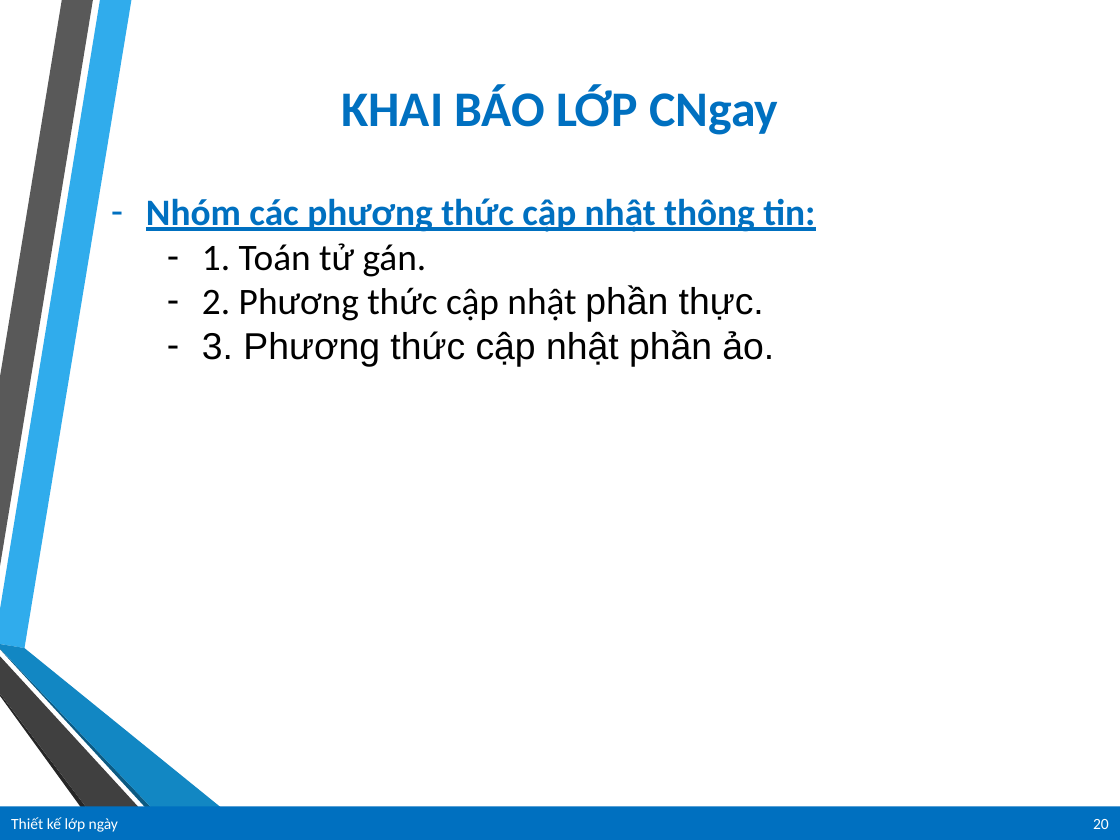
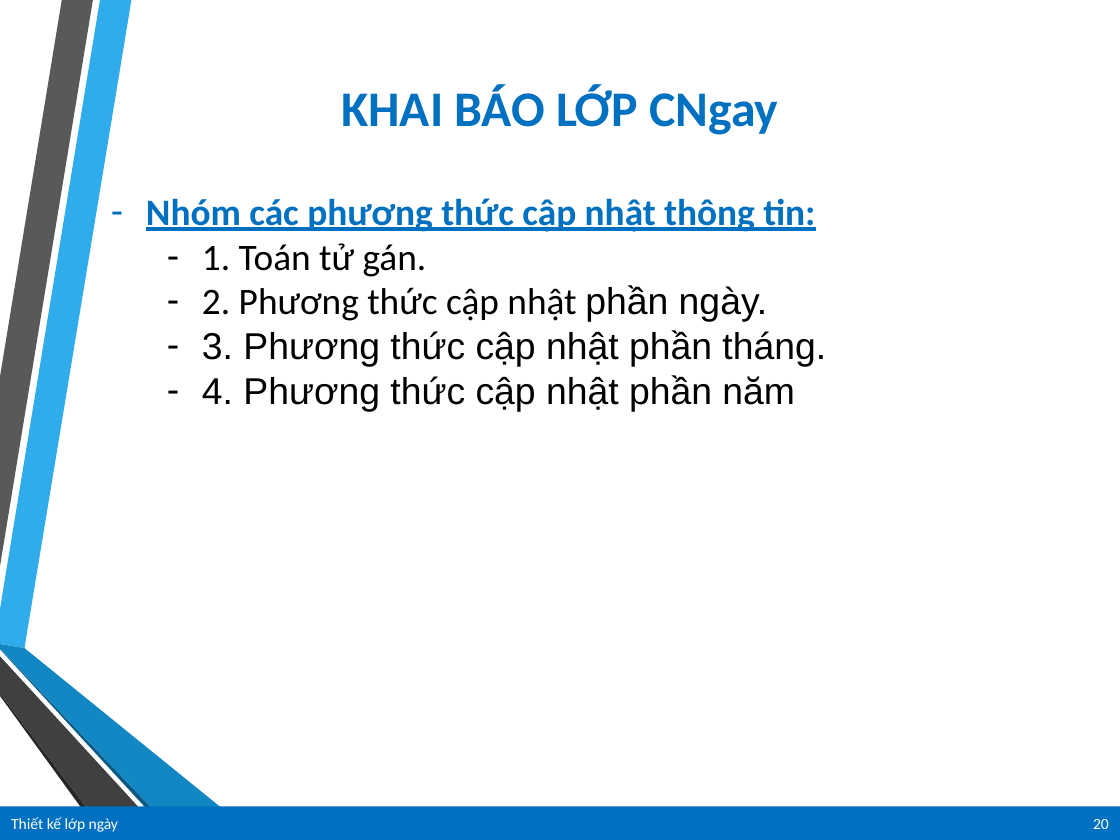
Before and after one commit to vanlinh1602/OOP_MrKhang, a slide deck: slide 20 of ThietKeLop/Bai06/Bai6.pptx. Drawn at 1120x840 pixels with LibreOffice and Linux fonts; fonts in the diff are those of the drawing; background and template pictures are left out. Boxes give left, top, right and bottom in pixels: in the first picture for what was removed or moved away, otherwise in the second. Text is boxed around its words. In the diff, an @@ line names an element or a change of style, - is before the commit and + after.

```diff
--- a/ThietKeLop/Bai06/Bai6.pptx
+++ b/ThietKeLop/Bai06/Bai6.pptx
@@ text at <box>202,285,826,412</box>: text changed @@
-  – 2. Phương thức cập nhật phần thực.
-  – 3. Phương thức cập nhật phần ảo.
+  – 2. Phương thức cập nhật phần ngày.
+  – 3. Phương thức cập nhật phần tháng.
+  – 4. Phương thức cập nhật phần năm
```
Also in this commit, not shown: 7 other slides changed, 1 slide removed, 2 other files.
